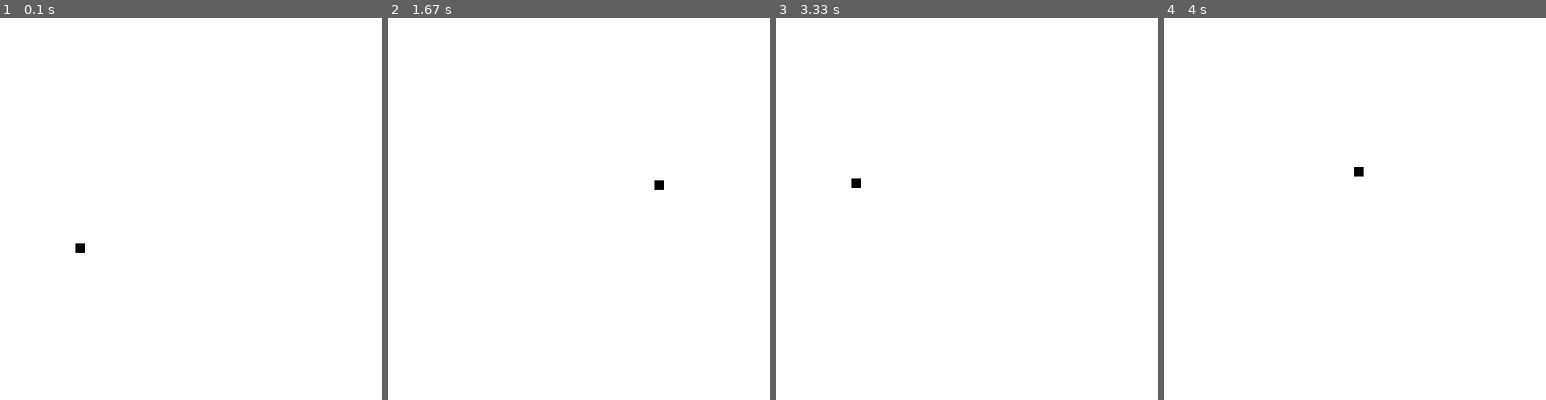
Above: before the commit, frames 1-4 (left to right).
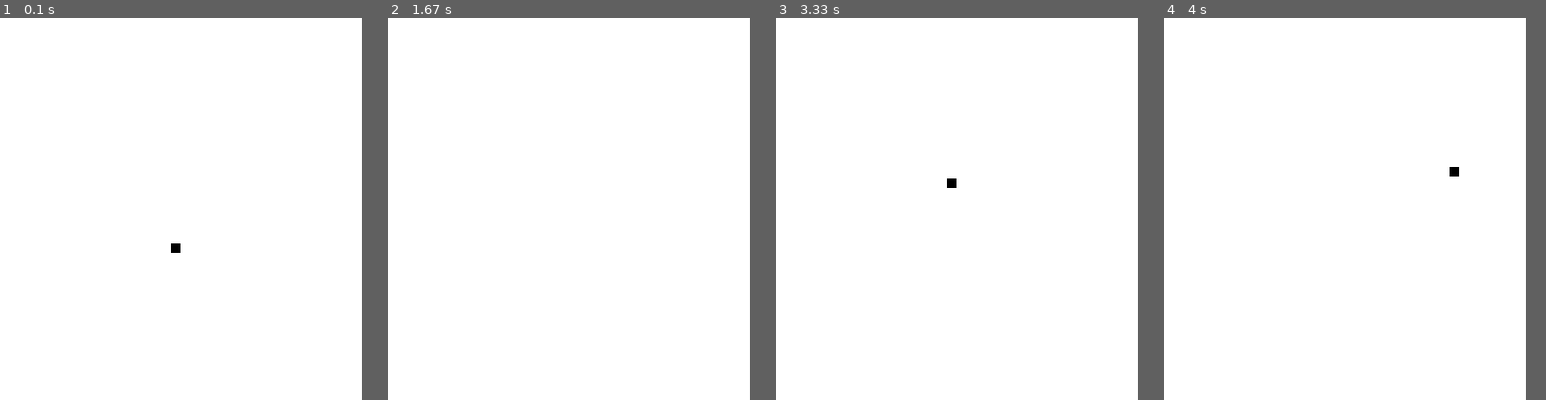
Above: after the commit, the same moments.

Repository: jorgii/pygametut
Game: pygame game, started from pygametut.py
Same seed, same stepped clock (60 frames per second), same inputs: the game is played once before the commit and once after it.
Inputs:
- Up to frame 1 (0.1 s): no input
- Up to frame 2 (1.67 s): hold Right 0.33-0.8 s; hold Up 0.83-1.13 s; hold Right 1.17-1.63 s
- Up to frame 3 (3.33 s): hold Left 1.67-2.2 s; hold Down 2.23-2.53 s; hold Left 2.57-2.97 s; hold Up from 3 s (still down)
- Up to frame 4 (4 s): release Up at 3.37 s; hold Right from 3.4 s (still down)
The pictures show only the part of the screen within x 28-78%, y 8-58%; the shares and areas given below are measured in that part.
In our replay, the window is 800x600 before the commit and 600x800 after it. These sizes can differ from the game's own. Grey fills any space a smaller window leaves; there, only what the larger window draws over its background counts as a difference.

The runs differ from the first frame. In frame 1, 0.1% of the frame differs, in the area x 19-48%, y 59-62%; in frame 2, less than 0.1%; in frame 3, 0.1%; in frame 4, 0.1%.

Commit message:
fix hardcoding

Diff:
--- a/pygametut.py
+++ b/pygametut.py
@@ -6,15 +6,21 @@
 black = (0, 0, 0)
 red = (255, 0, 0)
 
-game_display = pygame.display.set_mode((800, 600))
+display_width = 800
+display_height = 600
+
+game_display = pygame.display.set_mode((display_height, display_width))
 pygame.display.set_caption('Slither')
 
 game_exit = False
 
-lead_x = 300
-lead_y = 300
+lead_x = display_width/2
+lead_y = display_height/2
 lead_x_change = 0
 lead_y_change = 0
+
+block_size = 2
+FPS = 100
 
 clock = pygame.time.Clock()
 
@@ -24,19 +30,22 @@
             game_exit = True
         if event.type == pygame.KEYDOWN:
             if event.key == pygame.K_LEFT:
-                lead_x_change = -2
+                lead_x_change = -block_size
                 lead_y_change = 0
             elif event.key == pygame.K_RIGHT:
-                lead_x_change = 2
+                lead_x_change = block_size
                 lead_y_change = 0
             elif event.key == pygame.K_UP:
-                lead_y_change = -2
+                lead_y_change = -block_size
                 lead_x_change = 0
             elif event.key == pygame.K_DOWN:
-                lead_y_change = 2
+                lead_y_change = block_size
                 lead_x_change = 0
 
-    if lead_x >= 790 or lead_x < 0 or lead_y >= 590 or lead_y < 0:
+    if lead_x >= (display_width - block_size) or \
+            lead_x < 0 or \
+            lead_y >= (display_height - block_size) or \
+            lead_y < 0:
         game_exit = True
 
     lead_x += lead_x_change
@@ -47,6 +56,6 @@
 
     pygame.display.update()
 
-    clock.tick(100)
+    clock.tick(FPS)
 pygame.quit()
 quit()
